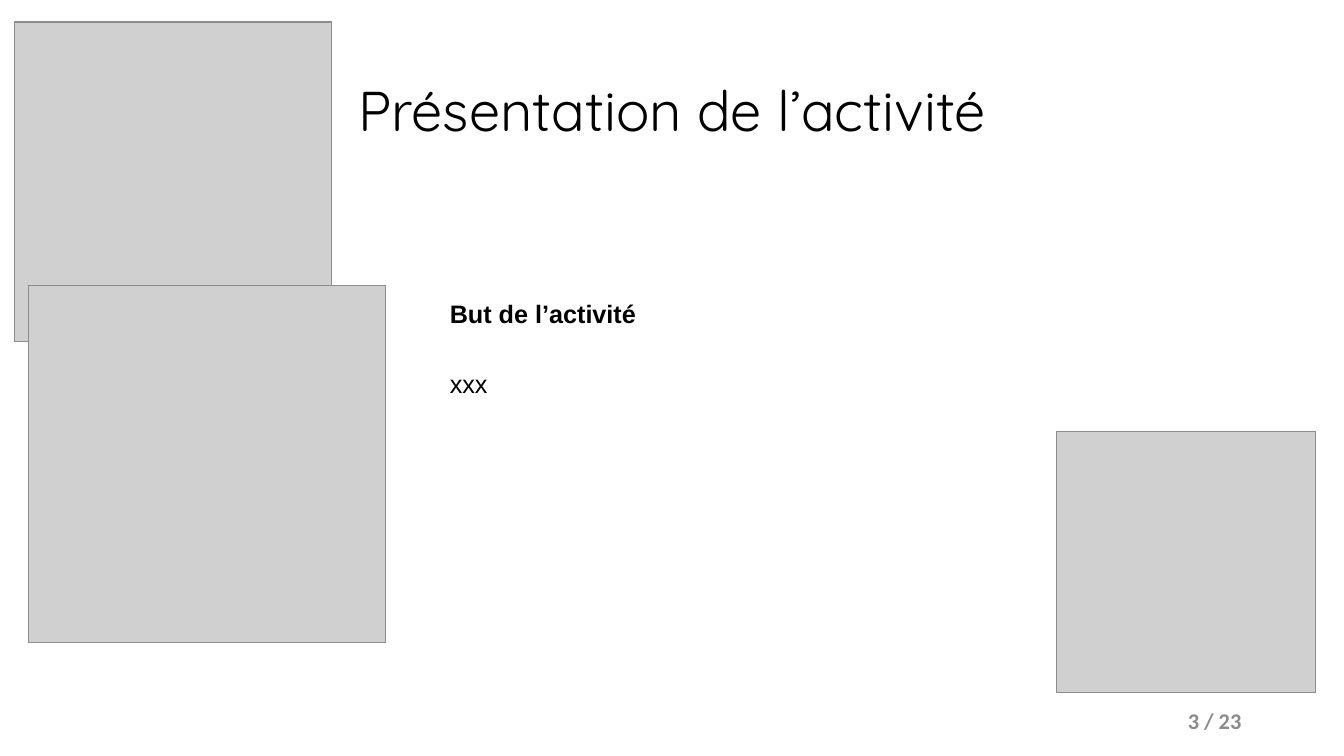
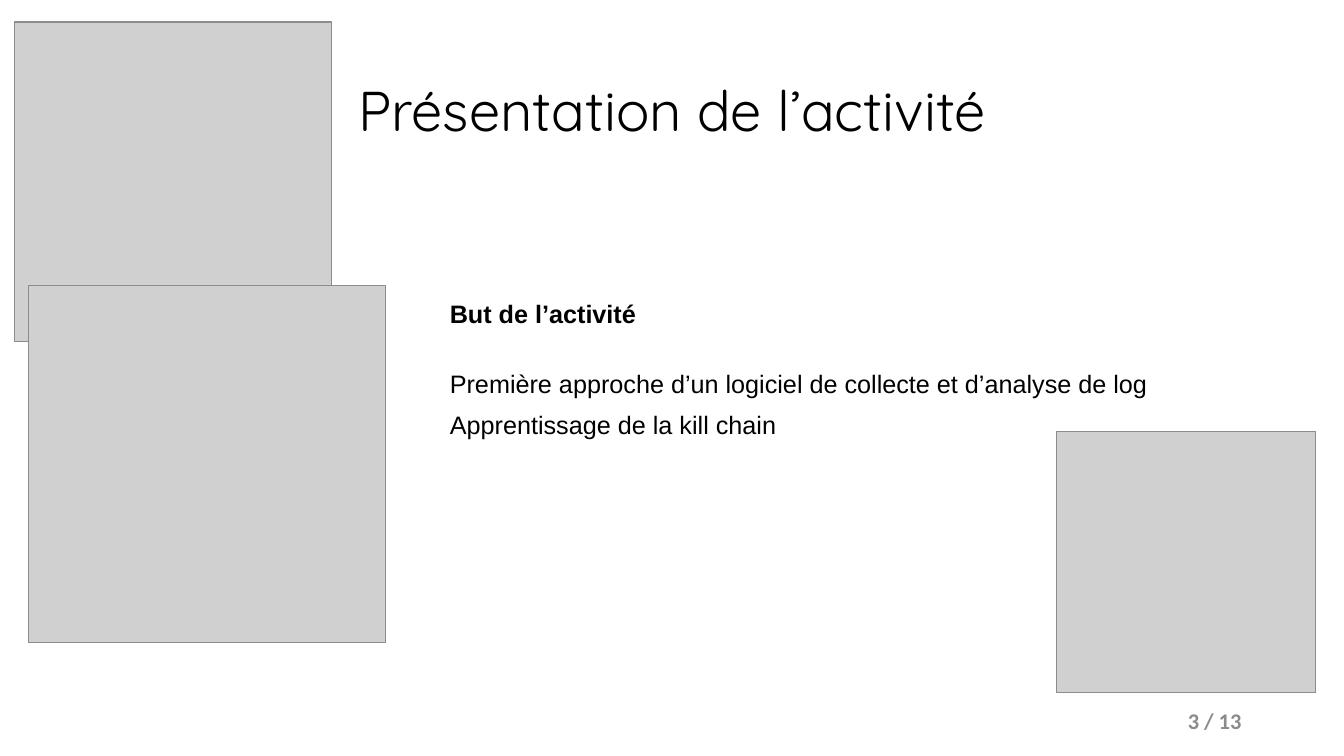
Before and after one commit to Darylabrador/cybersecurite, a slide deck: slide 3 of 0-PRESENTATION_POWERPOINT/presentation_splunk.pptx. Drawn at 1344x756 pixels with LibreOffice and Linux fonts; fonts in the diff are those of the drawing; grey boxes stand for pictures. Boxes give left, top, right and bottom in pixels: in the first picture for what was removed or moved away, otherwise in the second. Text is boxed around its words. In the diff, an @@ line names an element or a change of style, - is before the commit and + after.

```diff
--- a/0-PRESENTATION_POWERPOINT/presentation_splunk.pptx
+++ b/0-PRESENTATION_POWERPOINT/presentation_splunk.pptx
@@ text at (450, 374, 1147, 440): text changed @@
-xxx
+Première approche d’un logiciel de collecte et d’analyse de log
+Apprentissage de la kill chain
@@ page number at (1188, 714, 1242, 729): text changed @@
-3 / 23
+3 / 13
```
Also in this commit, not shown: 3 other slides changed, 8 slides added, 2 slides removed, 7 other files.
